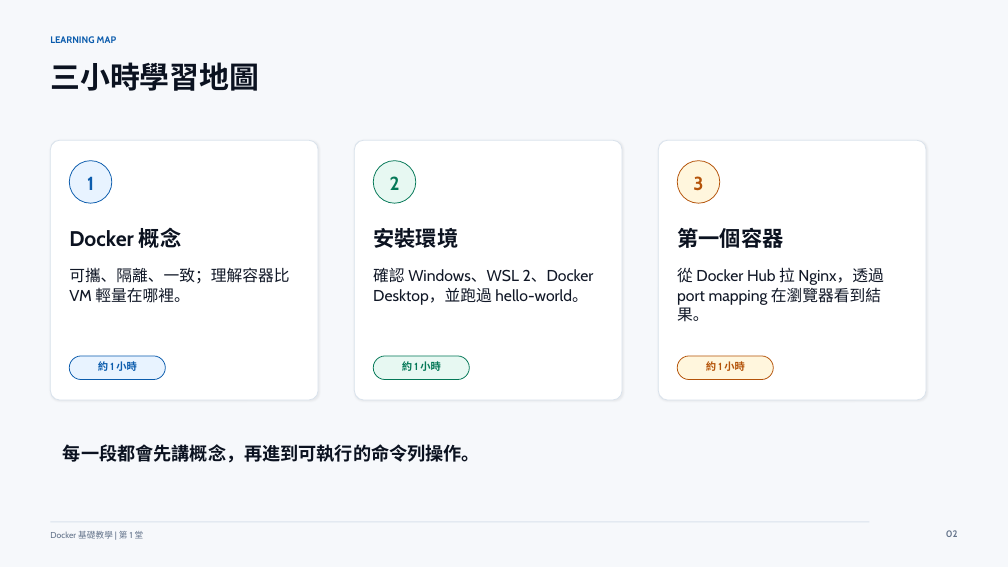
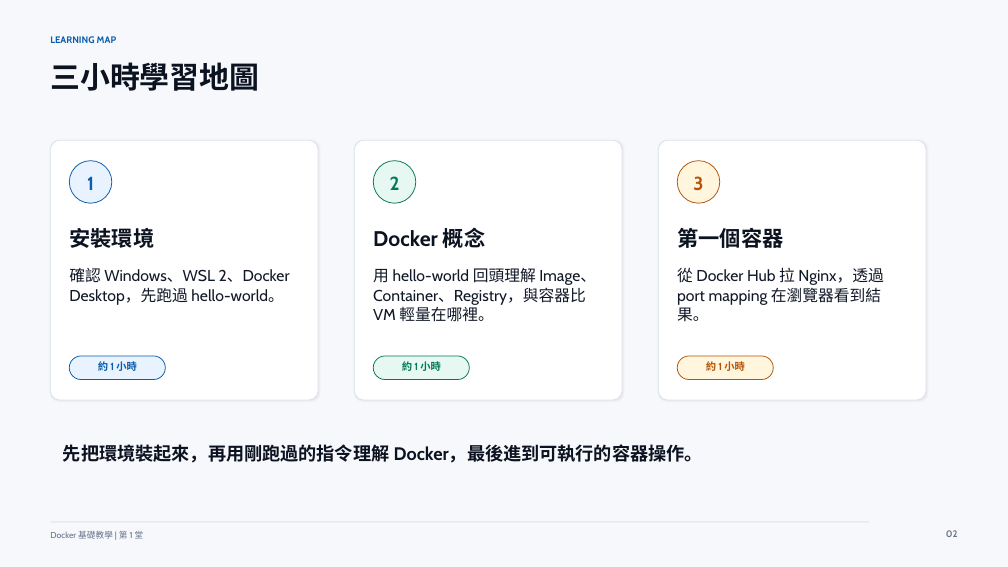
Before and after one commit to lalalalaluk/docker-practice, a slide deck: slide 2 of slides/docker-session1-basics-setup.pptx. Drawn at 1008x567 pixels with LibreOffice and Linux fonts; fonts in the diff are those of the drawing. Boxes give left, top, right and bottom in pixels: in the first picture for what was removed or moved away, otherwise in the second. Text is boxed around its words. In the diff, an @@ line names an element or a change of style, - is before the commit and + after.

```diff
--- a/slides/docker-session1-basics-setup.pptx
+++ b/slides/docker-session1-basics-setup.pptx
@@ text at bbox=[69, 228, 154, 248]: text changed @@
-Docker 概念
+安裝環境
@@ text at bbox=[373, 228, 485, 248]: text changed @@
-安裝環境
+Docker 概念
@@ text at bbox=[69, 268, 290, 305]: text changed @@
-可攜、隔離、一致；理解容器比 VM 輕量在哪裡。
+確認 Windows、WSL 2、Docker Desktop，先跑過 hello-world。
@@ text at bbox=[373, 268, 596, 322]: text changed @@
-確認 Windows、WSL 2、Docker Desktop，並跑過 hello-world。
+用 hello-world 回頭理解 Image、Container、Registry，與容器比 VM 輕量在哪裡。
@@ text at bbox=[63, 444, 703, 463]: text changed @@
-每一段都會先講概念，再進到可執行的命令列操作。
+先把環境裝起來，再用剛跑過的指令理解 Docker，最後進到可執行的容器操作。
```
Also in this commit, not shown: 14 other slides changed.
